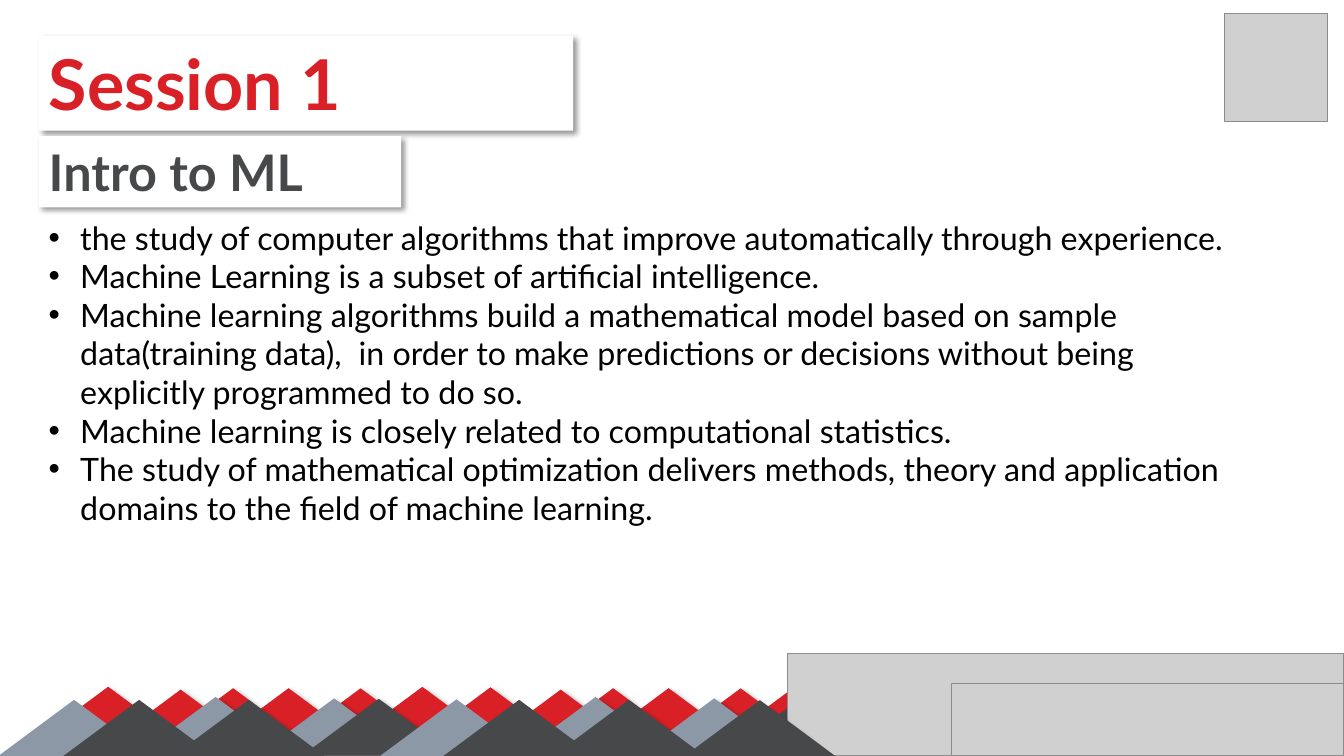
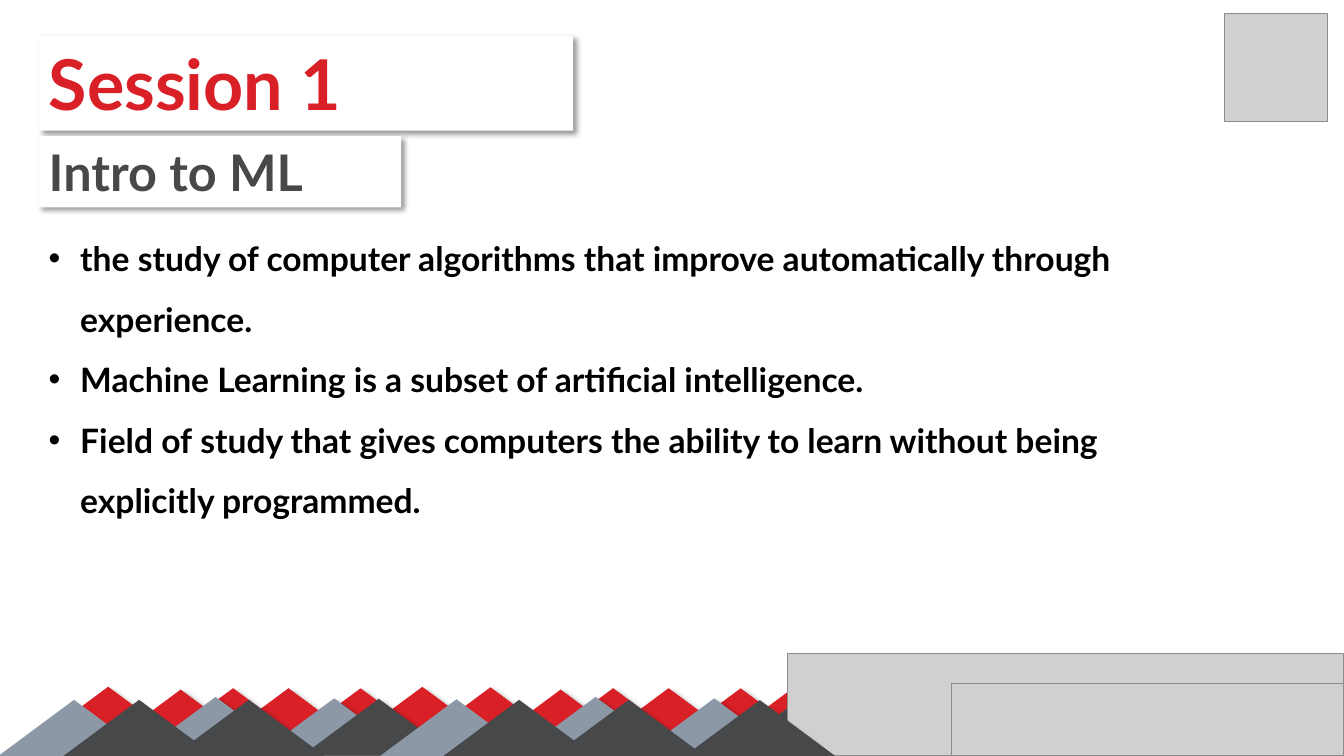
Before and after one commit to SalmaGira/machine-learning-workshop-Kvector, a slide deck: slide 3 of Sessions/Session 1/Session_01.pptx. Drawn at 1344x756 pixels with LibreOffice and Linux fonts; fonts in the diff are those of the drawing; grey boxes stand for pictures. Boxes give left, top, right and bottom in pixels: in the first picture for what was removed or moved away, otherwise in the second. Text is boxed around its words. In the diff, an @@ line names an element or a change of style, - is before the commit and + after.

```diff
--- a/Sessions/Session 1/Session_01.pptx
+++ b/Sessions/Session 1/Session_01.pptx
@@ text at (x1=80, y1=246, x2=1110, y2=398): size 23 to 24 pt, bold on in "the study of computer algorithms that improve ...", "Machine Learning is a subset of artificial ..."; line spacing 1 to 1.5 @@
@@ text at (x1=80, y1=428, x2=1097, y2=519): text changed; size 23 to 24 pt; bold on @@
-• Machine learning algorithms build a mathematical model based on sample data(training data), in order to make predictions or decisions without being explicitly programmed to do so.
-• Machine learning is closely related to computational statistics.
-• The study of mathematical optimization delivers methods, theory and application domains to the field of machine learning.
+• Field of study that gives computers the ability to learn without being explicitly programmed.
```
Also in this commit, not shown: 3 other slides changed, 12 slides added.
